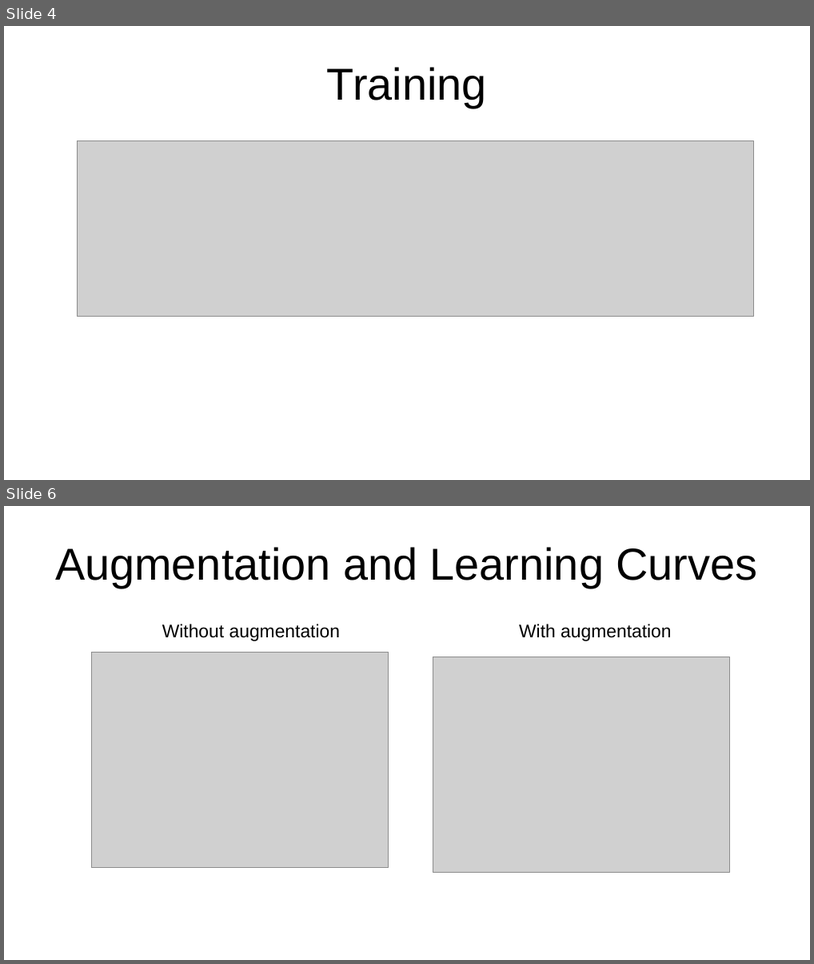
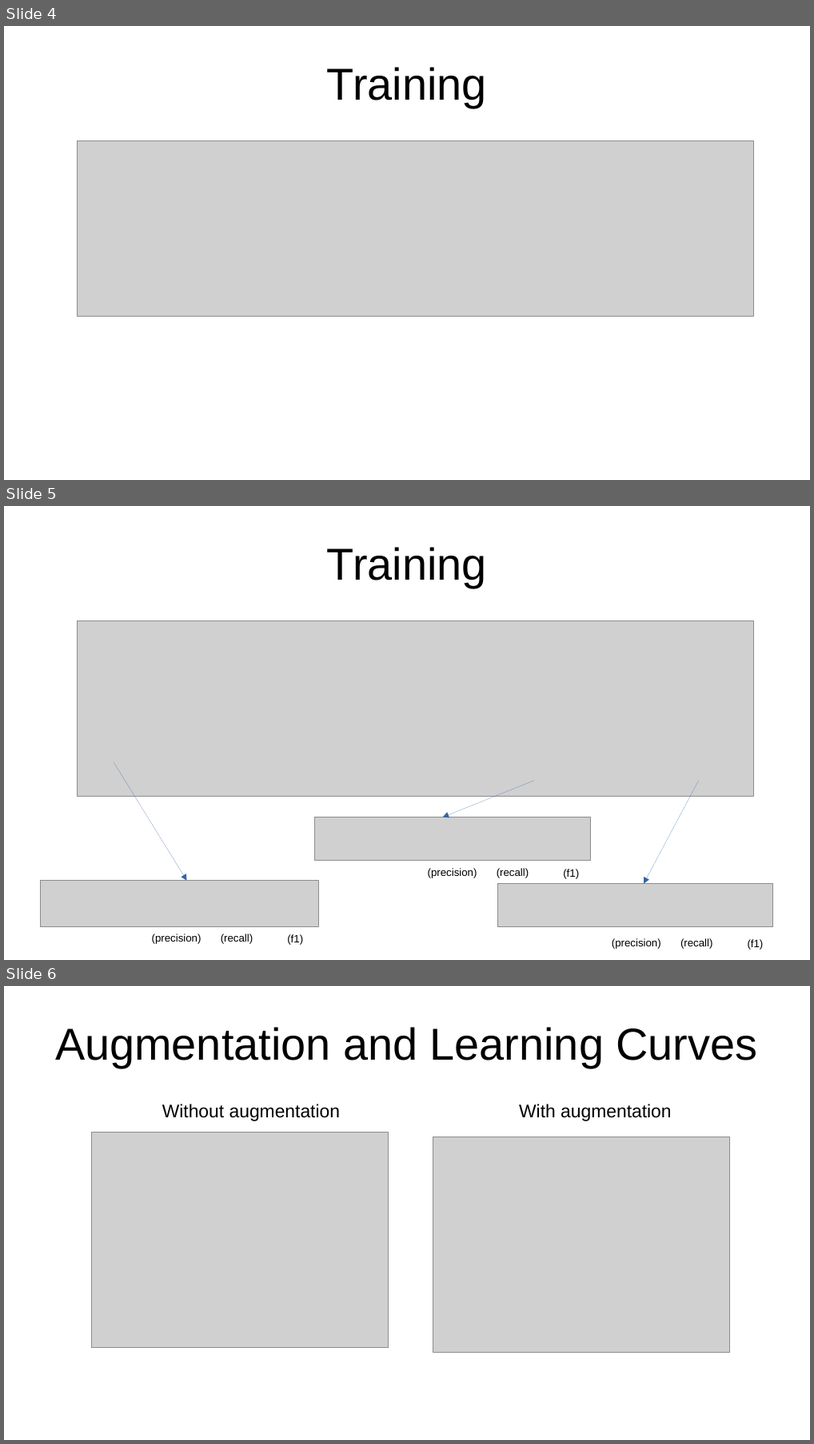
Before and after one commit to MehdinMasinovic/ImageClassificationMLExc3, a slide deck: waldemar/presentation.odp. Shown one above the other, each under a label of ours: slides 4 and 6 before the commit, slides 4, 5 and 6 after it; the slides between them are not shown. The pictures are 814x964 and 814x1444 pixels, drawn with LibreOffice and Linux fonts; fonts in the diff are those of the drawing; grey boxes stand for pictures. Boxes give left, top, right and bottom in pixels: in the first picture for what was removed or moved away, otherwise in the second. Text is boxed around its words. In the diff, an @@ line names an element or a change of style, - is before the commit and + after.

```diff
--- a/waldemar/presentation.odp
+++ b/waldemar/presentation.odp
@@ slide 5 added at <box>4,506,810,960</box>, background #FFFFFF @@
@@ title added at <box>327,547,487,588</box>, 44 pt, text #000000 @@
+Training
@@ picture added at <box>77,621,754,796</box> @@
@@ arrow added from (114, 762) to (187, 880), #3465A4 0 pt @@
@@ arrow added from (534, 780) to (443, 817), #3465A4 0 pt @@
@@ arrow added from (699, 780) to (644, 884), #3465A4 0 pt @@
@@ picture added at <box>315,817,591,860</box> @@
@@ picture added at <box>41,880,318,927</box> @@
@@ text added at <box>428,868,478,878</box>, 10.5 pt, text #000000 @@
+(precision)
@@ text added at <box>497,868,529,878</box>, 10.5 pt, text #000000 @@
+(recall)
@@ picture added at <box>498,884,774,927</box> @@
@@ text added at <box>563,868,579,879</box>, 10.5 pt, text #000000 @@
+(f1)
@@ text added at <box>152,933,202,944</box>, 10.5 pt, text #000000 @@
+(precision)
@@ text added at <box>221,933,253,944</box>, 10.5 pt, text #000000 @@
+(recall)
@@ text added at <box>287,934,303,944</box>, 10.5 pt, text #000000 @@
+(f1)
@@ text added at <box>612,938,662,948</box>, 10.5 pt, text #000000 @@
+(precision)
@@ text added at <box>681,938,713,948</box>, 10.5 pt, text #000000 @@
+(recall)
@@ text added at <box>748,939,764,949</box>, 10.5 pt, text #000000 @@
+(f1)
```
Also in this commit, not shown: 1 slide removed, 1 other file.
